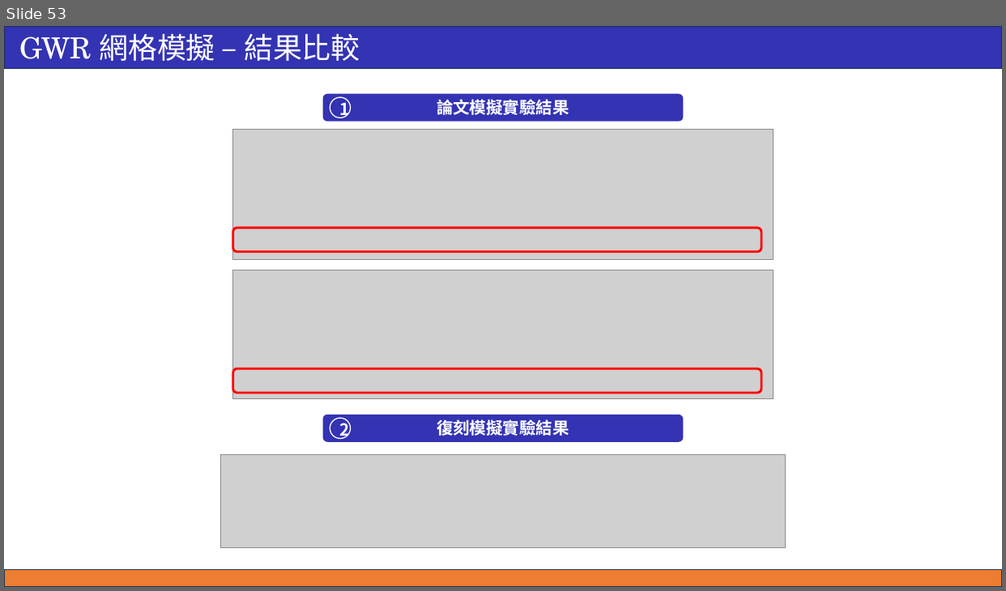
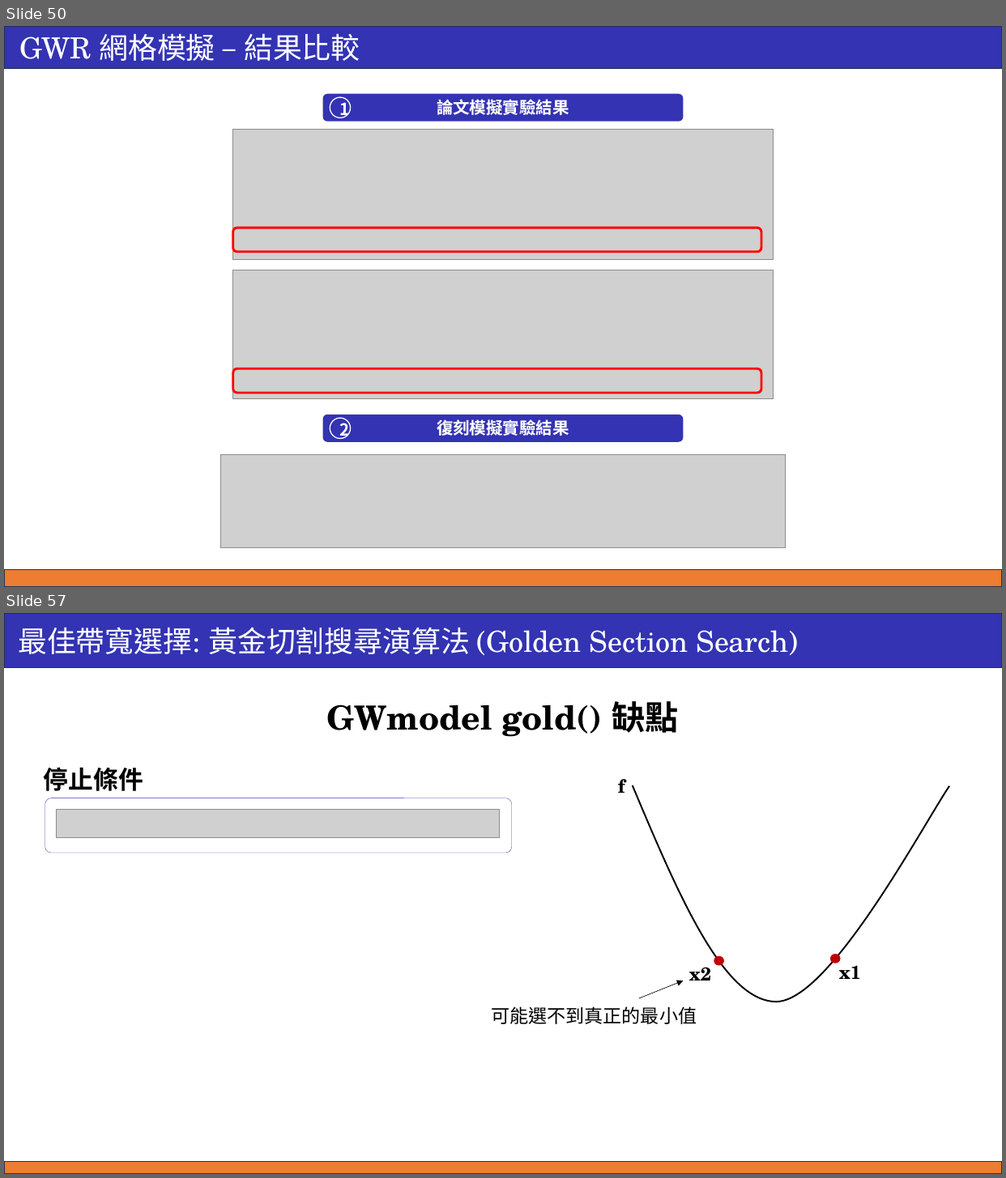
Before and after one commit to ricki0313/GWR_hw, a slide deck: theory_01/report/GWR_report_01.pptx. Shown one above the other, each under a label of ours: slide 53 before the commit, slides 50 and 57 after it; the slides between them are not shown. The pictures are 1006x591 and 1006x1178 pixels, drawn with LibreOffice and Linux fonts; fonts in the diff are those of the drawing; grey boxes stand for pictures; background and template pictures are left out. Boxes give left, top, right and bottom in pixels: in the first picture for what was removed or moved away, otherwise in the second. Text is boxed around its words. In the diff, an @@ line names an element or a change of style, - is before the commit and + after.

Commit message:
golden_0730

```diff
--- a/theory_01/report/GWR_report_01.pptx
+++ b/theory_01/report/GWR_report_01.pptx
@@ slide 57 added at [4,613,1002,1174], background #FFFFFF @@
@@ rectangle added at [4,613,1002,667], fill #3333B3, outline #1E3256 1 pt, 28 pt, text #FFFFFF @@
+最佳帶寬選擇: 黃金切割搜尋演算法 (Golden Section Search)
@@ text added at [327,701,679,737], 32 pt, text #000000, bold @@
+GWmodel gold() 缺點
@@ text added at [44,767,143,791], 24 pt, text #000000, bold @@
+停止條件
@@ text added at [618,779,625,793], 18 pt, text #000000, bold @@
+f
@@ rounded rectangle added at [45,798,512,854], fill #FFFFFF, outline #3333B3 0.25 pt @@
@@ freeform shape added at [633,786,950,1002], outline #000000 1.5 pt @@
@@ picture added at [57,810,499,838] @@
@@ text added at [689,967,711,981], 18 pt, text #000000, bold @@
+x2
@@ ellipse added at [714,956,724,966], fill #C00000 @@
@@ ellipse added at [830,954,841,964], fill #C00000 @@
@@ text added at [839,960,861,979], 18 pt, text #000000, bold @@
+x1
@@ arrow added from (639, 999) to (683, 982), #000000 0.5 pt @@
@@ text added at [491,1007,697,1024], 18 pt, text #000000 @@
+可能選不到真正的最小值
@@ rectangle added at [4,1162,1002,1174], fill #ED7D31, outline #1E3256 1 pt @@
@@ what was slide 53 is now slide 50 @@
```
Also in this commit, not shown: 4 slides changed, 4 other slides added.
